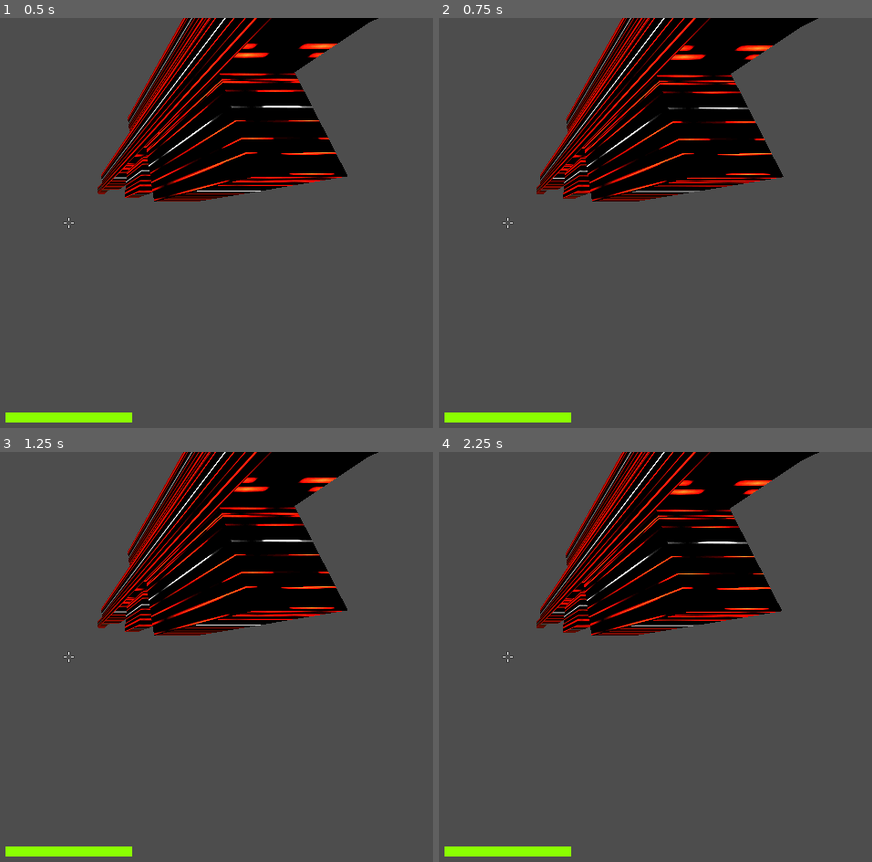
Above: before the commit, frames 1-4 (two rows, left to right).
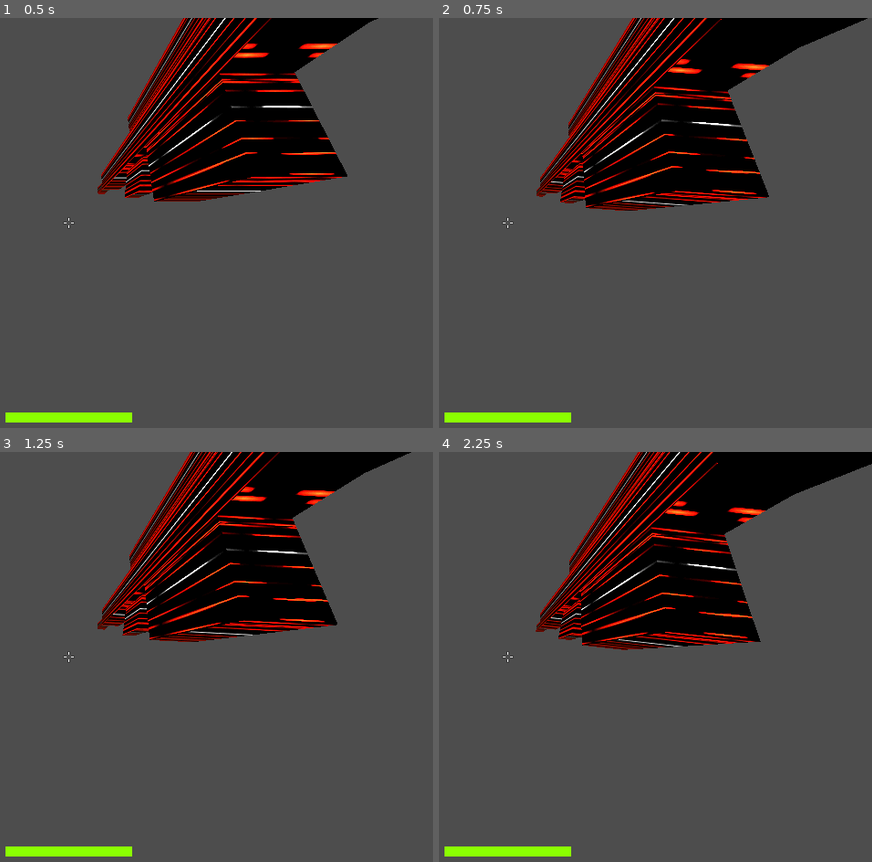
Above: after the commit, the same moments.

Repository: nekochiiUwU/gnaktap
Game: Godot game, scene res://player.tscn
Same seed, same stepped clock (60 frames per second), same inputs: the game is played once before the commit and once after it. This scene is started directly instead of the project's main scene.
Inputs (mouse positions are in pixels of both pictures, inside the frame that each line leads up to):
- Up to frame 1 (0.5 s): no input
- Up to frame 2 (0.75 s): tap Enter at 0.5 s; move the mouse to (668, 202) at 0.52 s; hold D (move_right) from 0.53 s (still down); tap Down (camera_down) at 0.6 s; click (668, 202) at 0.67 s
- Up to frame 3 (1.25 s): keep holding D (move_right); tap Space (jump) at 0.77 s
- Up to frame 4 (2.25 s): move the mouse to (outside the picture) at 1.27 s; release D (move_right) at 1.28 s; hold S (move_backward) 1.28-2.03 s; tap Left (camera_left) at 1.35 s; click (outside the picture) at 1.42 s; tap Space (jump) at 1.52 s; move the mouse to (581, 566) at 2.02 s; hold D (move_right) from 2.03 s (still down); tap Right (camera_right) at 2.1 s; click (581, 566) at 2.17 s

Frame 1 is identical in both runs. In frame 2, 11% of the frame differs, in the area x 22-99%, y 0-47%; in frame 3, 9.8%; in frame 4, 12%, in the area x 22-100%, y 0-49%.
Error before the commit: Attempt to call function 'get_node' in base 'null instance' on a null instance. (res://Player.gd:135)
Error after the commit: Attempt to call function 'get_node' in base 'null instance' on a null instance. (res://Player.gd:142)

Commit message:
Omg les moovs

Diff:
--- a/Player.gd
+++ b/Player.gd
@@ -25,7 +25,7 @@
 		get_node("Collision").queue_free()
 		get_node("Head/Light").queue_free()
 		get_node("Head/UI").queue_free()
-		get_node("Head/Camera").queue_free()
+		get_node("%Camera").queue_free()
 
 
 func calibrate_ui():
@@ -42,16 +42,16 @@
 			rotation.y += event.relative.x * sensi.x
 			$Head.rotation.x = clamp(-1.57, $Head.rotation.x + event.relative.y * sensi.y, 1.57)
 			$Head.rotation.z += event.relative.x * sensi.x / 10
-			get_node("Head/Camera").fov = min(get_node("Head/Camera").fov + abs(event.relative.x * sensi.x * 5), 160)
+			get_node("%Camera").fov = min(get_node("%Camera").fov + abs(event.relative.x * sensi.x * 5), 160)
 		if event is InputEventMouseButton:
 			if event.button_index == MOUSE_BUTTON_RIGHT:
 				if event.is_pressed():
-					if get_node("Hand/Weapon/Animation").current_animation != "scope":
-						get_node("Hand/Weapon/Animation").current_animation = "scope"
-						get_node("Hand/Weapon/Animation").play()
+					if get_node("%Weapon/Animation").current_animation != "scope":
+						get_node("%Weapon/Animation").current_animation = "scope"
+						get_node("%Weapon/Animation").play()
 				else:
-					get_node("Hand/Weapon/Animation").current_animation = "no_scope"
-					get_node("Hand/Weapon/Animation").play()
+					get_node("%Weapon/Animation").current_animation = "no_scope"
+					get_node("%Weapon/Animation").play()
 
 
 func _physics_process(delta):
@@ -63,7 +63,7 @@
 			rotation.y += input_rotation.x * joy_sensi.x
 			$Head.rotation.x = clamp(-1.57, $Head.rotation.x + input_rotation.y * joy_sensi.y, 1.57)
 			$Head.rotation.z += input_rotation.x * joy_sensi.x / 10
-			get_node("Head/Camera").fov = min(get_node("Head/Camera").fov + abs(input_rotation.x * sensi.x * 5), 160)
+			get_node("%Camera").fov = min(get_node("%Camera").fov + abs(input_rotation.x * sensi.x * 5), 160)
 		#print(velocity.dot(transform.basis.x))
 		var input = Input.get_vector("move_left", "move_right", "move_forward", "move_backward").normalized()
 		input = Vector3(input.x, 0, input.y)
@@ -93,15 +93,22 @@
 		move_and_slide()
 		$Head.rotation.z -= velocity.dot(transform.basis.x) / 1000
 		$Head.rotation.z /= 1.1
-		get_node("Head/Camera").fov = (get_node("Head/Camera").fov - 120) / 1.2 + 120
+		get_node("Arm/Hand").rotation.z = ($Head.rotation.z + get_node("Arm/Hand").rotation.z*1) / 2
+		get_node("Arm/Hand").position.x = get_node("Arm/Hand").rotation.z / 4
+		get_node("%Camera").fov = (get_node("%Camera").fov - 120) / 1.2 + 120
 
 func _process(_delta):
 	if is_multiplayer_authority():
-		rpc("online_syncronisation", position, rotation, get_node("Head").rotation, health, get_node("Hand/Weapon").position)
+		rpc("online_syncronisation", position, rotation, get_node("Head").rotation, health, get_node("%Weapon").position)
 
 
 func spawn():
-	get_node("Head/Camera").current = true
+	var a = int(rotation.z) % 360 + abs(rotation.z - int(rotation.z))
+	a /= 180
+	if a > 1:
+		a = 2 - a # (a e [0, 1])
+
+	get_node("%Camera").current = true
 	if Game:
 		transform = Game.spawnpoints[randi() % len(Game.spawnpoints)].transform
 	health = 100
@@ -118,7 +125,7 @@
 	process_mode = Node.PROCESS_MODE_DISABLED
 	rotation.z += 90
 	position.y -= 0.8
-	rpc("online_syncronisation", position, rotation, get_node("Head").rotation, health, get_node("Hand/Weapon").position)
+	rpc("online_syncronisation", position, rotation, get_node("Head").rotation, health, get_node("%Weapon").position)
 	await get_tree().create_timer(2.0).timeout
 	spawn()
 	process_mode = Node.PROCESS_MODE_INHERIT
@@ -140,5 +147,5 @@
 	position = _position
 	rotation = _rotation
 	get_node("Head").rotation = _head_rotation
-	get_node("Hand/Weapon").position = weapon_position
+	get_node("%Weapon").position = weapon_position
 	health = _health
--- a/Weapon.tscn
+++ b/Weapon.tscn
@@ -85,6 +85,18 @@
 "update": 0,
 "values": [Vector3(0.25, 0.25, -0.667)]
 }
+tracks/1/type = "value"
+tracks/1/imported = false
+tracks/1/enabled = true
+tracks/1/path = NodePath("Weapon/SupScope/SubViewport/Node3D/Scope/Camera3D2:rotation")
+tracks/1/interp = 1
+tracks/1/loop_wrap = true
+tracks/1/keys = {
+"times": PackedFloat32Array(0),
+"transitions": PackedFloat32Array(1),
+"update": 0,
+"values": [Vector3(0.197396, 0, 0)]
+}
 
 [sub_resource type="Animation" id="Animation_c2fio"]
 resource_name = "no_scope"
@@ -100,6 +112,18 @@
 "update": 0,
 "values": [Vector3(0, -0.1, -0.6), Vector3(0.25, -0.2, -0.667)]
 }
+tracks/1/type = "value"
+tracks/1/imported = false
+tracks/1/enabled = true
+tracks/1/path = NodePath("Weapon/SupScope/SubViewport/Node3D/Scope/Camera3D2:rotation")
+tracks/1/interp = 1
+tracks/1/loop_wrap = true
+tracks/1/keys = {
+"times": PackedFloat32Array(0, 1),
+"transitions": PackedFloat32Array(0.1, 1),
+"update": 0,
+"values": [Vector3(0.197396, 0, 0), Vector3(0, -0.174533, 0)]
+}
 
 [sub_resource type="Animation" id="Animation_fw4ki"]
 resource_name = "scope"
@@ -115,6 +139,18 @@
 "update": 0,
 "values": [Vector3(0.25, -0.2, -0.667), Vector3(0, -0.1, -0.6)]
 }
+tracks/1/type = "value"
+tracks/1/imported = false
+tracks/1/enabled = true
+tracks/1/path = NodePath("Weapon/SupScope/SubViewport/Node3D/Scope/Camera3D2:rotation")
+tracks/1/interp = 1
+tracks/1/loop_wrap = true
+tracks/1/keys = {
+"times": PackedFloat32Array(0, 1),
+"transitions": PackedFloat32Array(0.1, 1),
+"update": 0,
+"values": [Vector3(0.000868231, -0.173765, 0), Vector3(0.197222, 0, 0)]
+}
 
 [sub_resource type="AnimationLibrary" id="AnimationLibrary_l6klv"]
 _data = {
@@ -141,6 +177,15 @@
 rotation_edit_mode = 2
 mesh = SubResource("BoxMesh_ey5og")
 
+[node name="SpotLight3D" type="SpotLight3D" parent="Canon"]
+transform = Transform3D(1, 0, 0, 0, 1, 0, 0, 0.2, 1, 0, 0, 0)
+rotation_edit_mode = 2
+light_color = Color(1, 0, 0, 1)
+light_energy = 128.0
+spot_range = 32.0
+spot_angle = 0.25
+spot_angle_attenuation = 0.069348
+
 [node name="Front" type="MeshInstance3D" parent="."]
 transform = Transform3D(1, 0, 0, 0, 1, 0, 0, -0.2, 1, 0.000240856, 0, -0.3)
 rotation_edit_mode = 2
@@ -169,7 +214,7 @@
 size = Vector2i(500, 500)
 
 [node name="Node3D" type="Node3D" parent="SupScope/SubViewport"]
-transform = Transform3D(1, 0, 0, 0, 1.0155, 0.195838, 0, -0.2031, 0.979189, 0.25, 0.31, -0.667)
+transform = Transform3D(1, 0, 0, 0, 1.0155, 0.195838, 0, -0.2031, 0.979189, 0, -0.04, -0.6)
 
 [node name="Scope" type="Sprite3D" parent="SupScope/SubViewport/Node3D"]
 transform = Transform3D(1, 0, 0, 0, 1, -2.98023e-08, 0, -2.98023e-08, 1, 0, 0.011, 0.147)
@@ -179,8 +224,7 @@
 texture = SubResource("ViewportTexture_v0tt1")
 
 [node name="Camera3D2" type="Camera3D" parent="SupScope/SubViewport/Node3D/Scope"]
-transform = Transform3D(1, 0, 0, 0, 0.948144, -0.182848, 0, 0.189629, 0.983303, 0, 0, 0)
-rotation_edit_mode = 2
+transform = Transform3D(1, 0, 0, 0, 0.948144, -0.196148, 0, 0.189629, 0.980737, 0, 0, 0)
 current = true
 fov = 10.0
 
--- a/player.tscn
+++ b/player.tscn
@@ -45,6 +45,7 @@
 spot_angle = 60.0
 
 [node name="Camera" type="Camera3D" parent="Head"]
+unique_name_in_owner = true
 transform = Transform3D(1, 0, 0, 0, 1, 0, 0, 0, 1, 0, 0, -0.4)
 fov = 120.0
 
@@ -126,9 +127,14 @@
 offset_bottom = 3.0
 
 [node name="RemoteTransform3D" type="RemoteTransform3D" parent="Head"]
-remote_path = NodePath("../../Hand")
+remote_path = NodePath("../../Arm")
 
-[node name="Hand" type="Node3D" parent="."]
+[node name="Arm" type="Node3D" parent="."]
 transform = Transform3D(1, 0, 0, 0, 1, 0, 0, 0, 1, 0, 0.45, 0)
 
-[node name="Weapon" parent="Hand" instance=ExtResource("2_u5gc6")]
+[node name="Hand" type="Node3D" parent="Arm"]
+
+[node name="Weapon" parent="Arm/Hand" instance=ExtResource("2_u5gc6")]
+unique_name_in_owner = true
+transform = Transform3D(1, 0, 0, 0, 1, 0, 0, 0, 1, 0.25, 0.25, -0.667)
+rotation_edit_mode = 2
